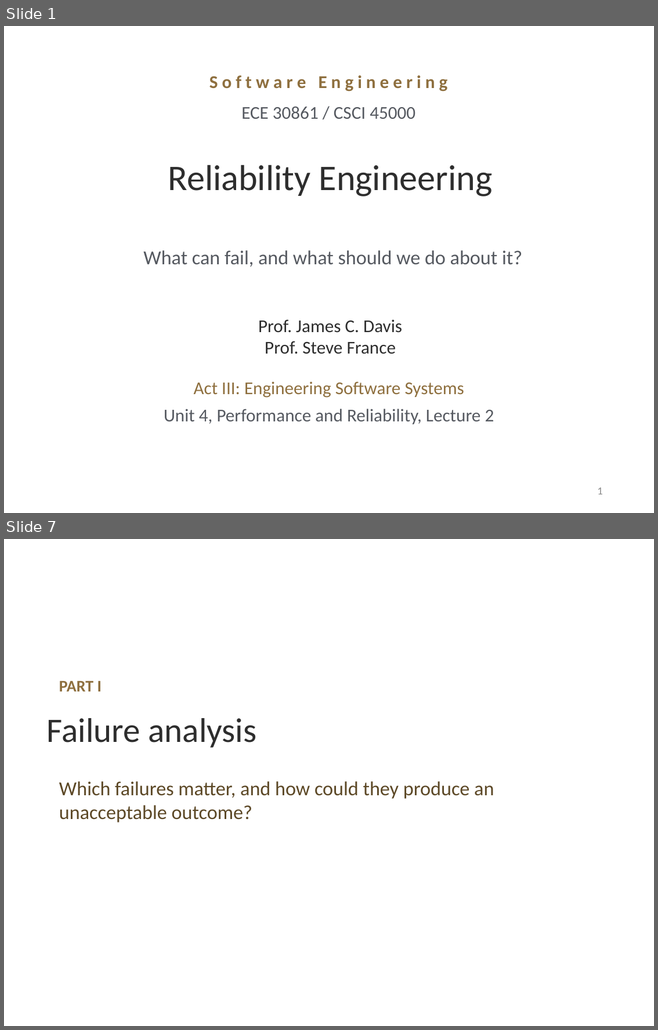
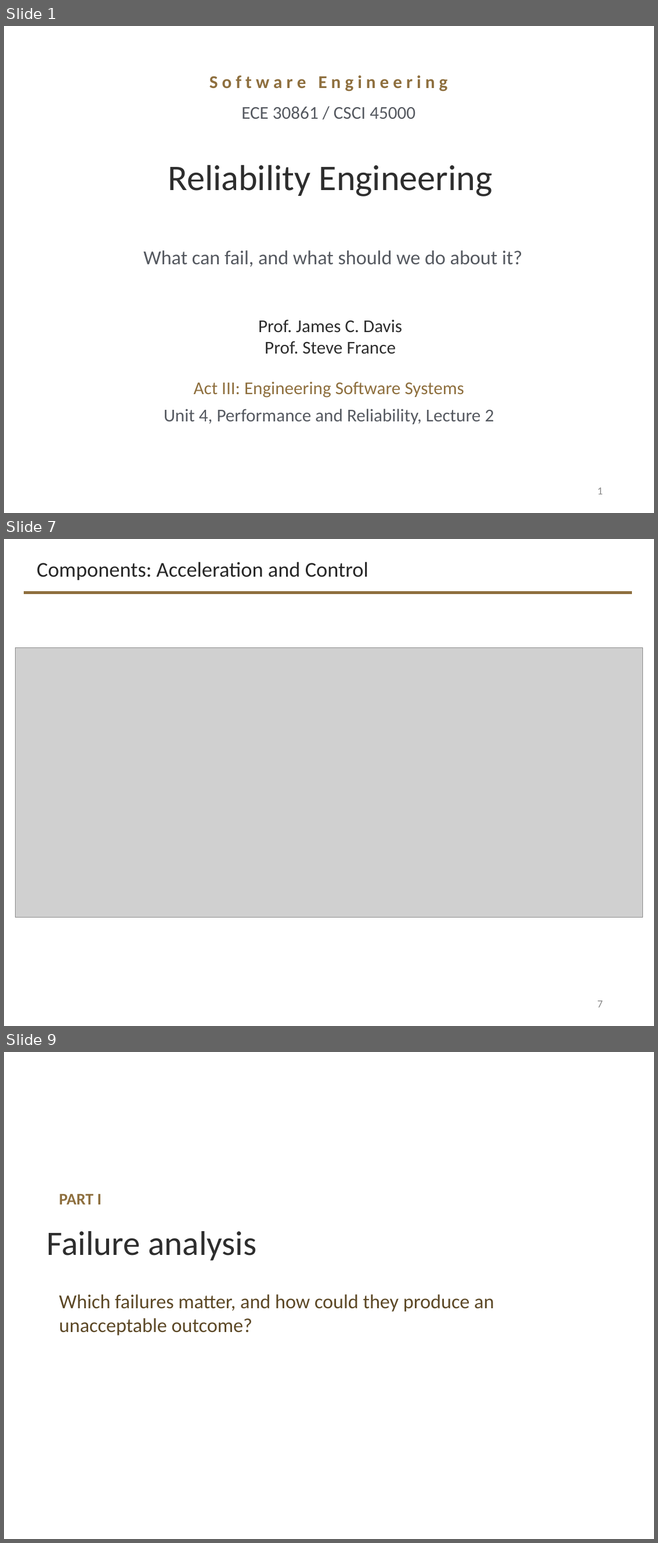
Before and after one commit to davisjam/model-based-agentic-software-engineering, a slide deck: course/lectures/act-3-software-in-the-world/04-performance-and-reliability/3-4-Performance-and-Reliability-2-Reliability-Engineering.pptx. Shown one above the other, each under a label of ours: slides 1 and 7 before the commit, slides 1, 7 and 9 after it; the slides between them are not shown. The pictures are 658x1030 and 658x1543 pixels, drawn with LibreOffice and Linux fonts; fonts in the diff are those of the drawing; grey boxes stand for pictures; background and template pictures are left out. Boxes give left, top, right and bottom in pixels: in the first picture for what was removed or moved away, otherwise in the second. Text is boxed around its words. In the diff, an @@ line names an element or a change of style, - is before the commit and + after.

```diff
--- a/course/lectures/act-3-software-in-the-world/04-performance-and-reliability/3-4-Performance-and-Reliability-2-Reliability-Engineering.pptx
+++ b/course/lectures/act-3-software-in-the-world/04-performance-and-reliability/3-4-Performance-and-Reliability-2-Reliability-Engineering.pptx
@@ slide 7 added at <box>4,539,654,1026</box>, background #FFFFFF @@
@@ title added at <box>36,562,368,580</box>, 23.4 pt, text #262626 @@
+Components: Acceleration and Control
@@ line added from (24, 593) to (632, 593), #8E6F3E 3 pt @@
@@ picture added at <box>15,648,642,918</box> @@
@@ page number added at <box>597,1001,602,1008</box>, 12 pt, text #888888 @@
+7
@@ what was slide 7 is now slide 9 @@
```
Also in this commit, not shown: 23 slides changed, 8 other slides added, 3 slides removed, 2 other files.
